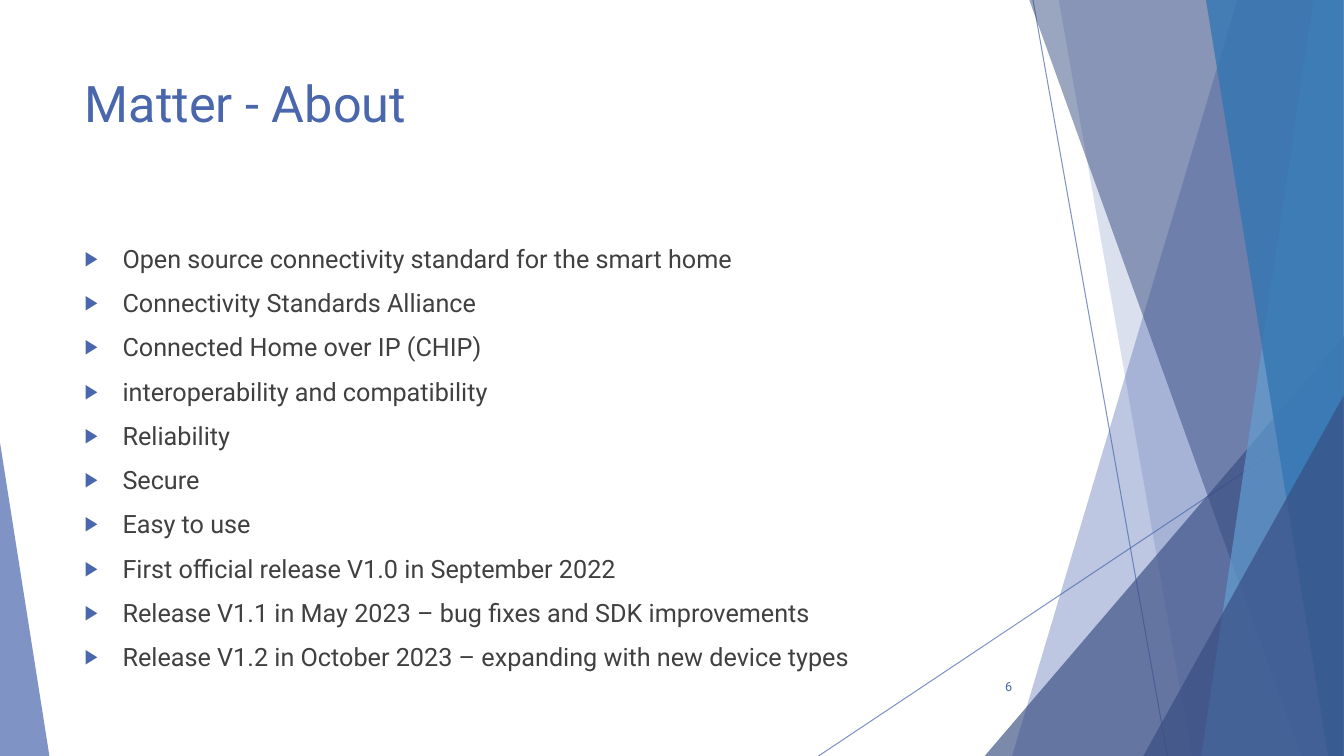
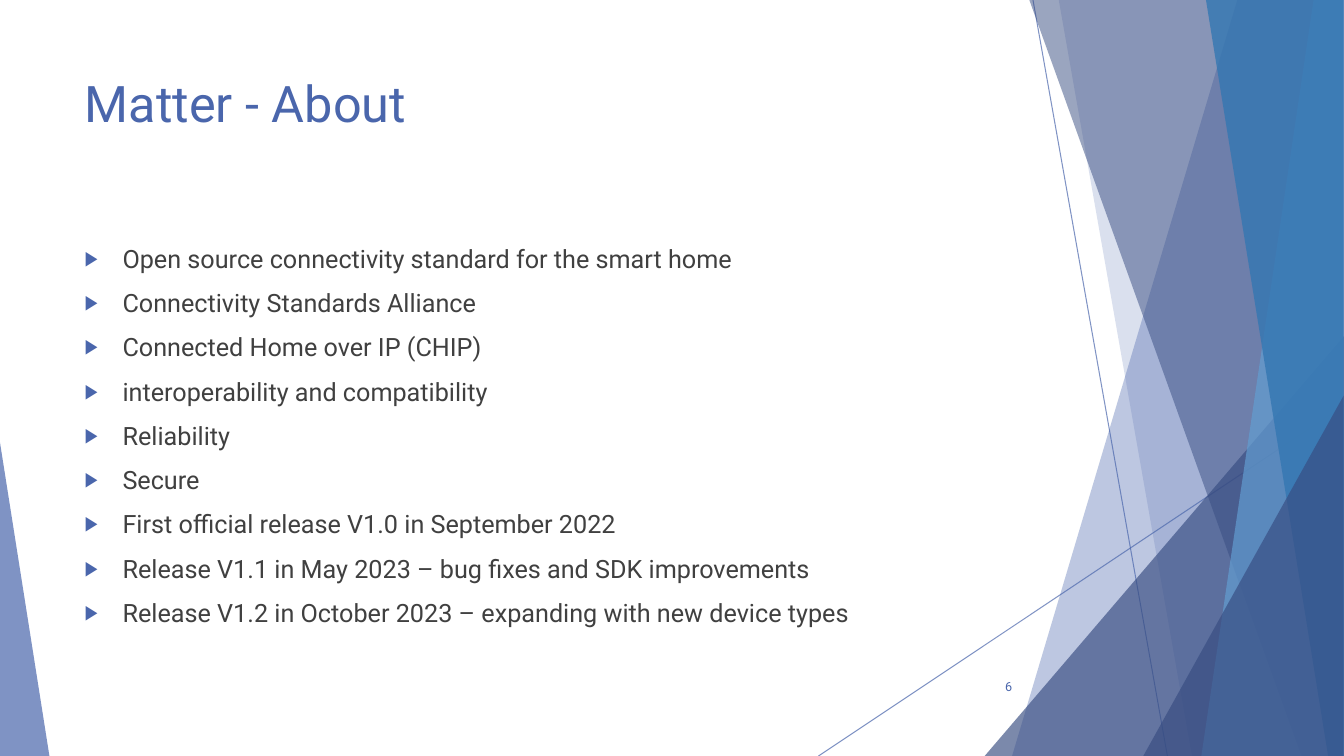
Before and after one commit to GysenBart/ProjectThreadMatter, a slide deck: slide 6 of Presentatie/ProjectThreadMatter.pptx. Drawn at 1344x756 pixels with LibreOffice and Linux fonts; fonts in the diff are those of the drawing. Boxes give left, top, right and bottom in pixels: in the first picture for what was removed or moved away, otherwise in the second. Text is boxed around its words. In the diff, an @@ line names an element or a change of style, - is before the commit and + after.

```diff
--- a/Presentatie/ProjectThreadMatter.pptx
+++ b/Presentatie/ProjectThreadMatter.pptx
@@ text at (123,515,250,539): paragraph removed @@
-▶ Easy to use
```
Also in this commit, not shown: 10 other slides changed, 12 slides added, 1 slide removed.
